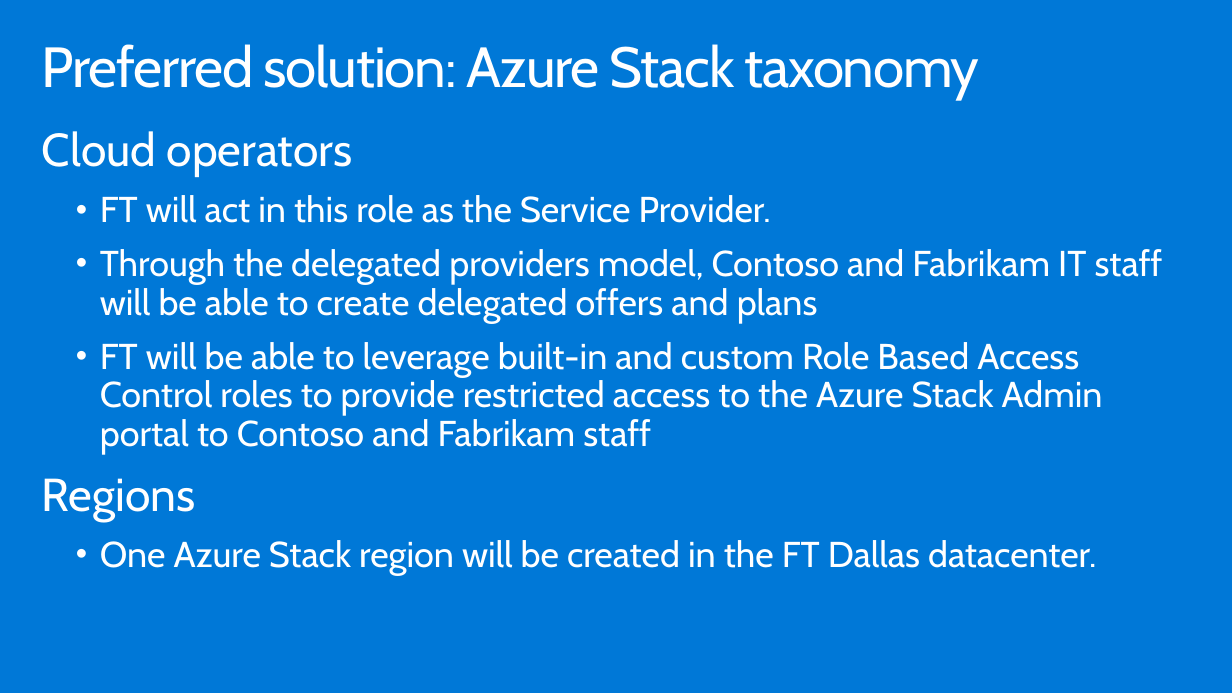
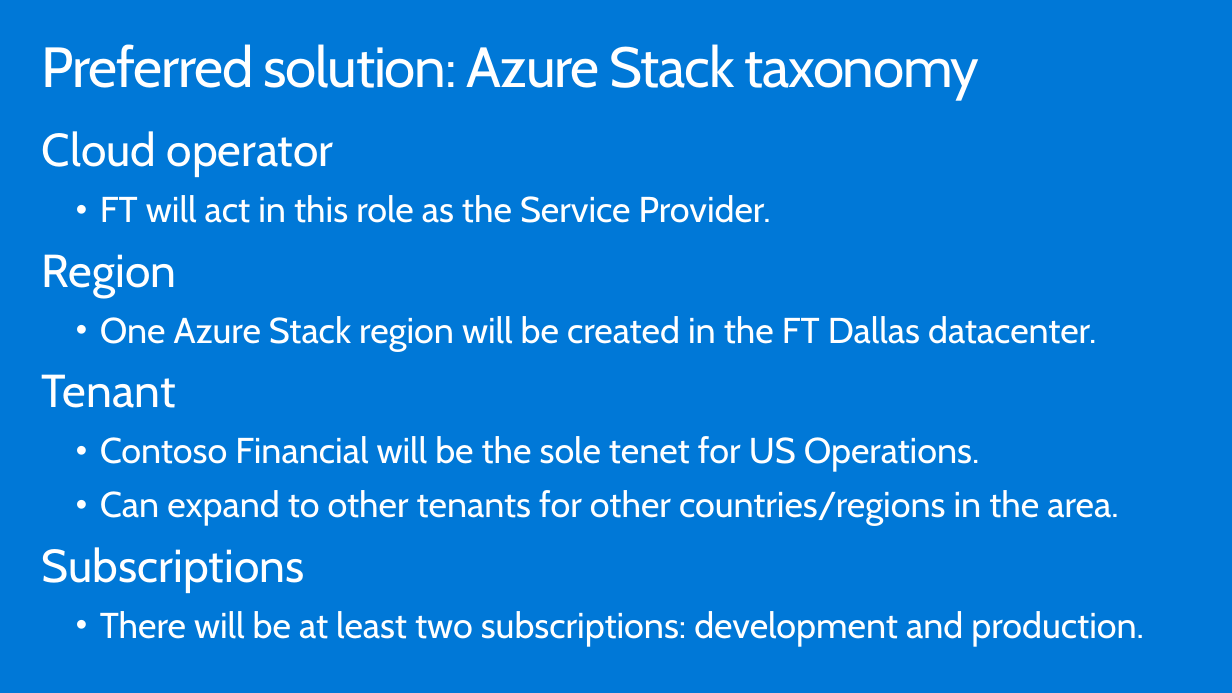
Before and after one commit to Microsoft/MCW-Azure-Stack, a slide deck: slide 21 of Whiteboard design session/WDS trainer presentation - Azure Stack.pptx (slide 24 before the commit). Drawn at 1232x693 pixels with LibreOffice and Linux fonts; fonts in the diff are those of the drawing. Boxes give left, top, right and bottom in pixels: in the first picture for what was removed or moved away, otherwise in the second. Text is boxed around its words. In the diff, an @@ line names an element or a change of style, - is before the commit and + after.

```diff
--- a/Whiteboard design session/WDS trainer presentation - Azure Stack.pptx
+++ b/Whiteboard design session/WDS trainer presentation - Azure Stack.pptx
@@ text at [42, 131, 334, 177]: text changed @@
-Cloud operators
+Cloud operator
@@ text at [42, 254, 177, 298]: text changed; size 28 to 36 pt @@
-  • Through the delegated providers model, Contoso and Fabrikam IT staff will be able to create delegated offers and plans
-  • FT will be able to leverage built-in and custom Role Based Access Control roles to provide restricted access to the Azure Stack Admin portal to Contoso and Fabrikam staff
-Regions
+Region
@@ text at [42, 374, 1144, 647]: paragraphs added @@
+Tenant
+  • Contoso Financial will be the sole tenet for US Operations.
+  • Can expand to other tenants for other countries/regions in the area.
+Subscriptions
+  • There will be at least two subscriptions: development and production.
```
Also in this commit, not shown: 5 other slides changed, 5 slides removed, 44 other files.
